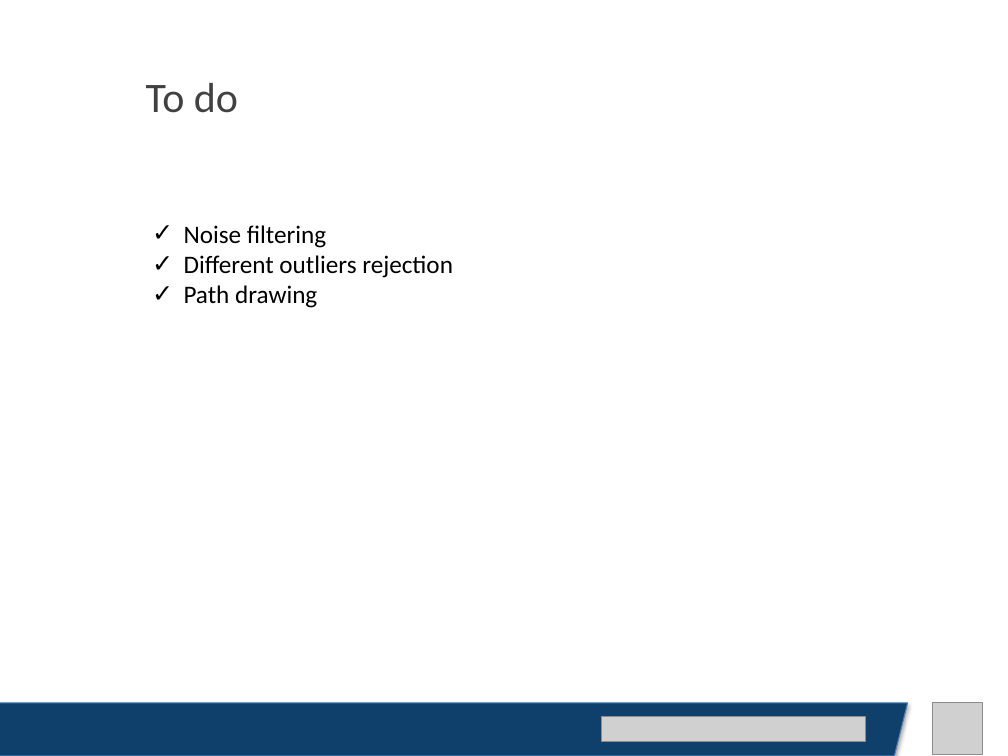
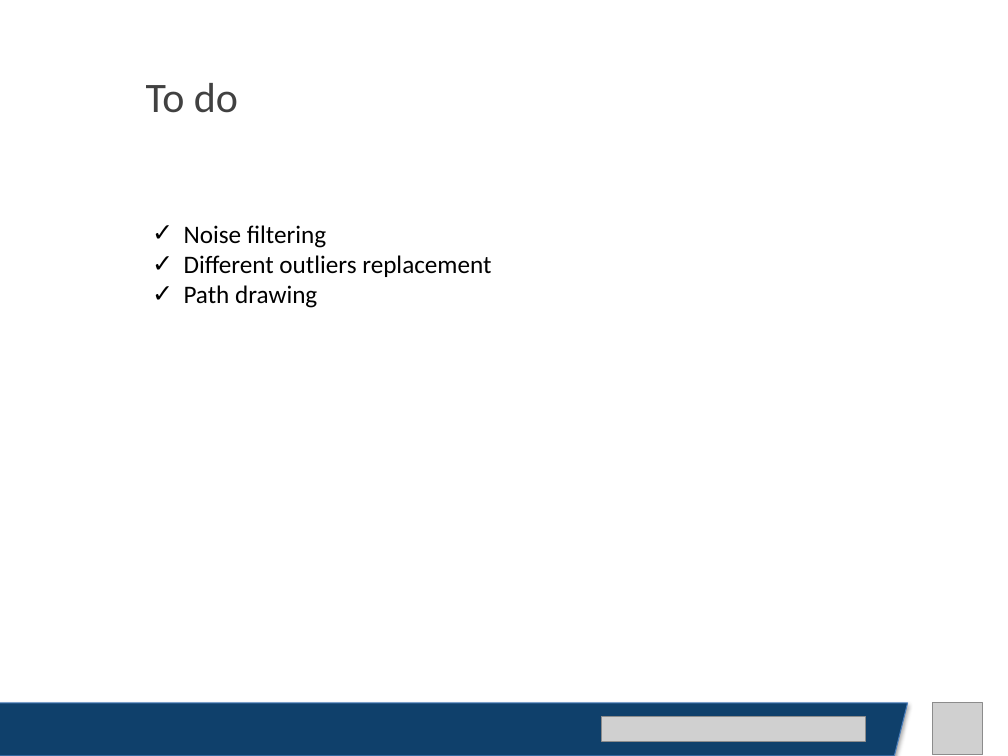
Before and after one commit to alessiaguida/Bathymetry, a slide deck: slide 27 of slides/presentazione 21-05-19.pptx. Drawn at 1008x756 pixels with LibreOffice and Linux fonts; fonts in the diff are those of the drawing; grey boxes stand for pictures. Boxes give left, top, right and bottom in pixels: in the first picture for what was removed or moved away, otherwise in the second. Text is boxed around its words. In the diff, an @@ line names an element or a change of style, - is before the commit and + after.

```diff
--- a/slides/presentazione 21-05-19.pptx
+++ b/slides/presentazione 21-05-19.pptx
@@ text at <box>184,255,491,277</box>: text changed @@
-✓ Different outliers rejection
+✓ Different outliers replacement
```
Also in this commit, not shown: 4 other slides changed, 1 other file.
